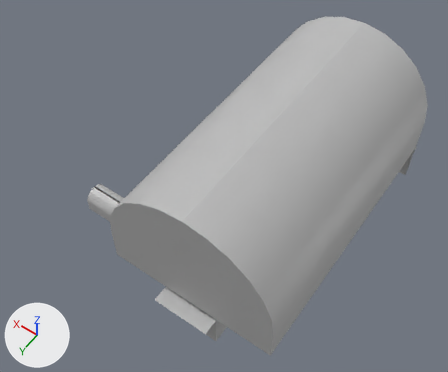
One commit to the FBX model TrialsForAGod/Assets/Meshes/sewerA.fbx: the scene before it, then after it.
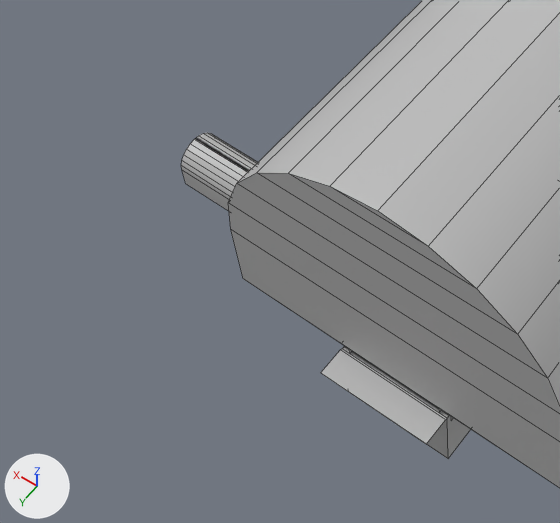
There are two pictures of each version: one whole from a 50 mm camera at (10.1, 29.5, 43.8) aimed at (30.6, 0.8, -1.3), one close up on the part from 0% to 60% of the width and 32% to 100% of the height. The lights are fixed; the arrows at lower left show +X, +Y and +Z. The close-ups show mesh edges as thin lines. Where no turn or scale is listed for an object, it has been applied to the vertices.

The first close-up shows 'sewerA'.
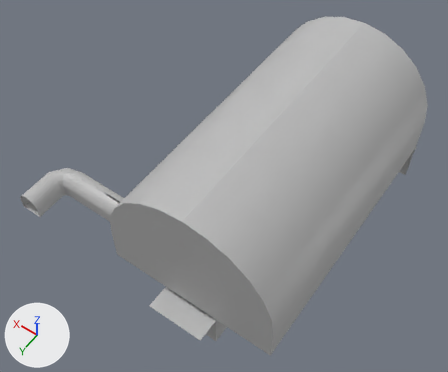
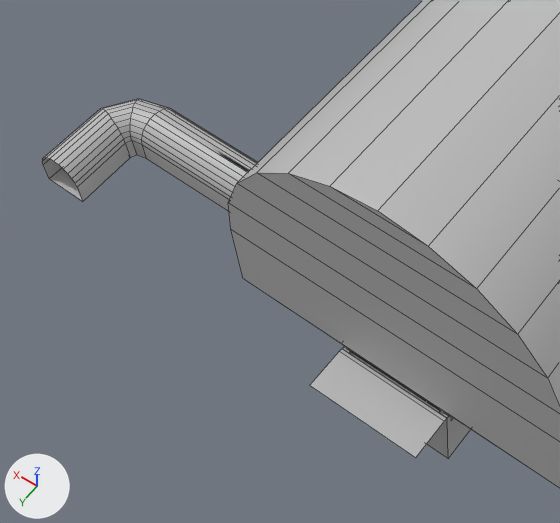
Changed parts and their boxes [x1, y1, x2, y2] in the close-ups (560 x 523 px; the box of a moved part takes in the faces that stretch with it):
'sewerA', reshaped: before [181, 0, 560, 488]; after [42, 0, 560, 488]
part 1 of me_mesh, moved or reshaped: before [321, 348, 447, 444]; after [310, 348, 447, 458]
part 2 of me_mesh, built on: before [181, 133, 258, 211]; after [42, 99, 258, 211]

The change, as a diff of the scene's bpy script:
```diff
--- a/TrialsForAGod/Assets/Meshes/sewerA.fbx.py
+++ b/TrialsForAGod/Assets/Meshes/sewerA.fbx.py
@@ me_mesh @@
 # used by ob_sewera; location = (28.08, -0.73, -1.0)
-me_mesh.from_pydata(...)  # 136 vertices, 90 faces; spans x -10.0..10.0, y -13.2..14.5, z -12.0..12.0
+me_mesh.from_pydata(...)  # 188 vertices, 140 faces; spans x -10.0..14.9, y -13.2..15.2, z -12.0..12.0
+# me_mesh part 1
+# 6 vertices are removed from x -5.0..0.0, y 13.0..14.5, z 0.3..0.7
+# 4 faces are deleted
+# 5 vertices are added at (-5.0, 15.2, 0.7), (-5.0, 13.0, 0.2), (-5.0, 13.0, 0.4), (-5.0, 13.2, 0.6), (-5.0, 13.4, 0.7)
+# 5 new vertices lie (5.0, 0.0, 0.0) away from vertices in x -5.0, y 13.0..15.2, z 0.2..0.7
+# 6 new faces join them
+# me_mesh part 2
+# 16 vertices in x 10.0, y 9.1..11.1, z 1.0..3.0 move by (2.3, 0.0, 0.0)
+# 48 vertices are added at x 12.8..14.9, y 9.5..14.3, z 1.0..3.0
+# 48 new faces join them
 me_mesh.materials.append(mat_lambert1)
```
